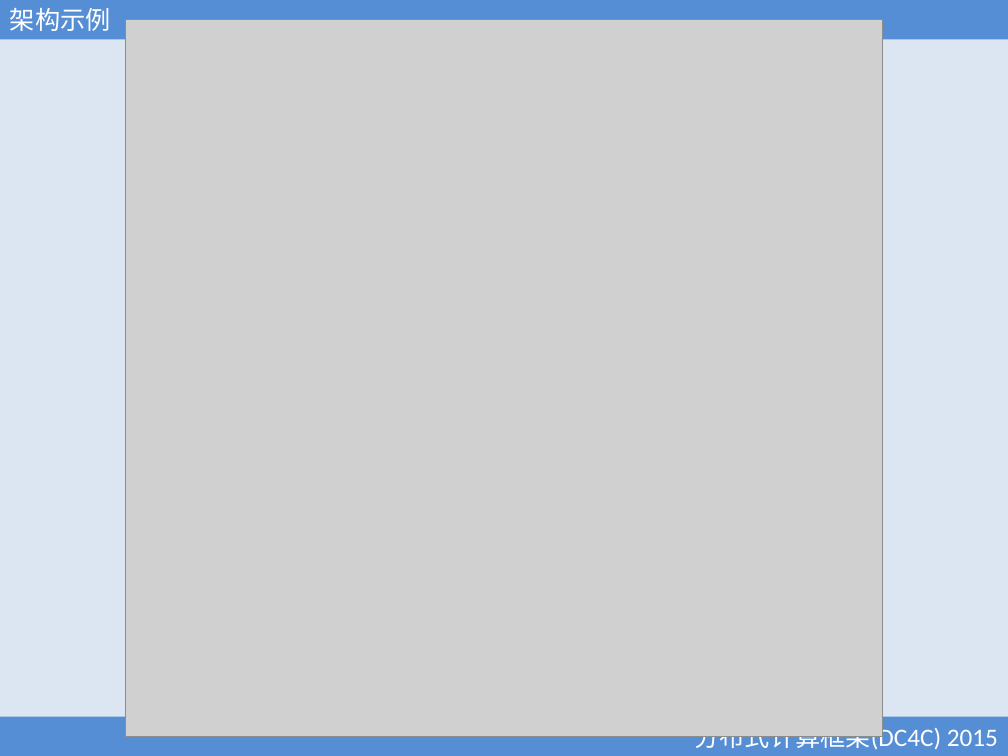
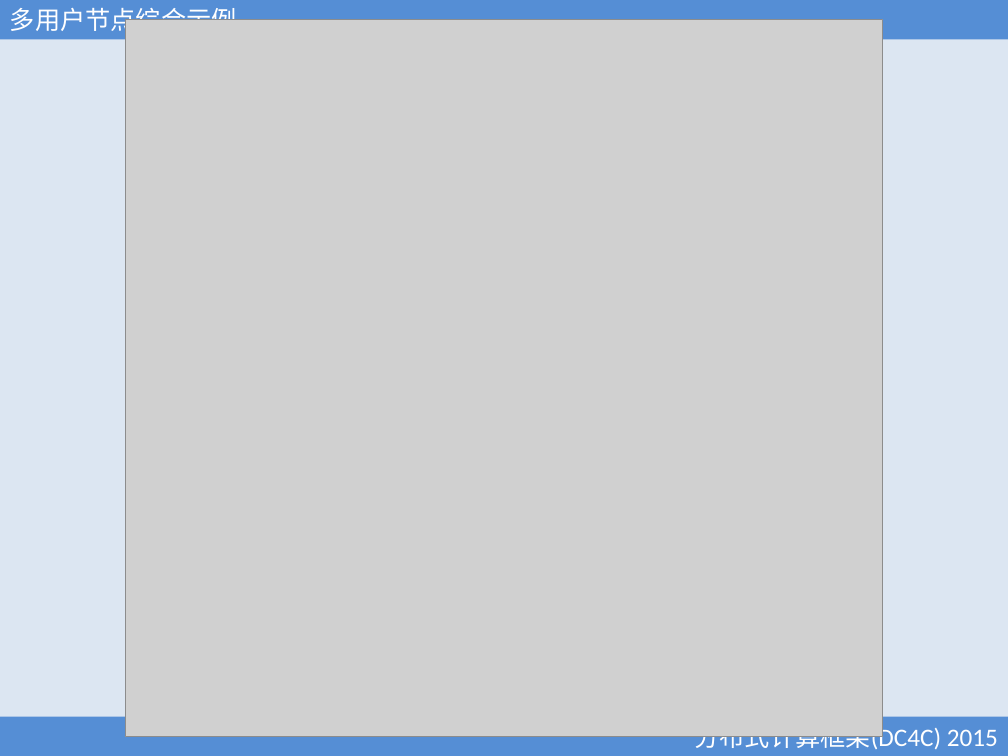
Before and after one commit to xubingyue/dc4c, a slide deck: slide 10 of doc/DC4C.ppt (slide 8 before the commit). Drawn at 1008x756 pixels with LibreOffice and Linux fonts; fonts in the diff are those of the drawing; grey boxes stand for pictures. Boxes give left, top, right and bottom in pixels: in the first picture for what was removed or moved away, otherwise in the second. Text is boxed around its words. In the diff, an @@ line names an element or a change of style, - is before the commit and + after.

```diff
--- a/doc/DC4C.ppt
+++ b/doc/DC4C.ppt
@@ text at [10,8,237,35]: text changed @@
-架构示例
+多用户节点综合示例
```
Also in this commit, not shown: 6 other slides changed, 6 slides added, 36 other files.
